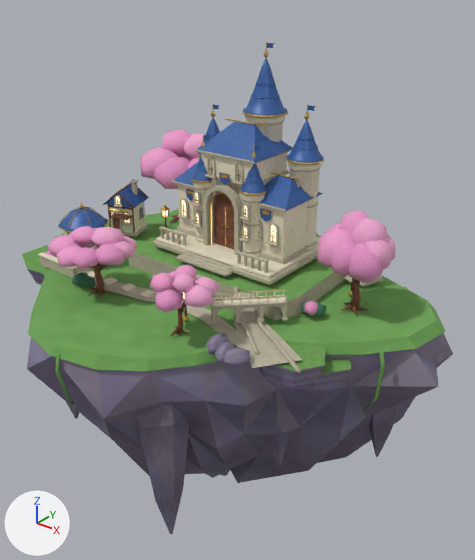
The glTF model public/assets/models/environment/royal-island-right-balanced.glb: old version first, new version second.
Rendered twice from a 50 mm camera at (16.06, -18.17, 11.23) aimed at (1.12, 0.5, -0.35). Every picture has the same lights, and +X, +Y and +Z are marked at lower left. The picture after the commit comes second. Vertices at exactly the same position are counted once.

Before the edit, the objects in view are built like this:
```python
me_right_broken_cliff_strata_003 = bpy.data.meshes.new('right_broken_cliff_strata.003')
me_right_broken_cliff_strata_003.from_pydata(...)  # 12750 vertices, 23241 faces; spans x -8.6..10.0, y -7.9..8.1, z -10.0..8.7
me_right_broken_cliff_strata_003.materials.append(mat_lavender_layered_cliff)
me_right_broken_cliff_strata_003.materials.append(mat_meadow_and_moss)
me_right_broken_cliff_strata_003.materials.append(mat_carved_sandstone)
me_right_broken_cliff_strata_003.materials.append(mat_ivory_limestone)
me_right_broken_cliff_strata_003.materials.append(mat_royal_blue_glazed_slate)
me_right_broken_cliff_strata_003.materials.append(mat_brushed_antique_gold)
me_right_broken_cliff_strata_003.materials.append(mat_warm_carved_timber)
me_right_broken_cliff_strata_003.materials.append(mat_warm_lit_glass)
me_right_broken_cliff_strata_003.materials.append(mat_sakura_blossom_clusters)
me_right_broken_cliff_strata_003.materials.append(mat_deep_evergreen_foliage)
ob_royal_island_right = bpy.data.objects.new('royal-island-right', me_right_broken_cliff_strata_003)
ob_royal_island_right.location = (0.0, 0.0, 0.0)
```
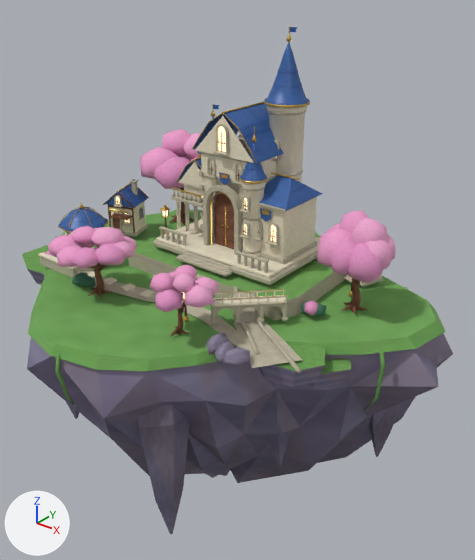
Where the change shows, as pixel boxes [x1, y1, x2, y2] in the pictures (475 x 560 px; the box of a moved part takes in the faces that stretch with it):
'royal-island-right', reshaped
    before: [22, 41, 453, 534]
    after: [22, 25, 453, 534]
part 1 of me_right_broken_cliff_strata_003, moved or reshaped (not visible before)
    after: [216, 124, 228, 153]
part 2 of me_right_broken_cliff_strata_003, moved or reshaped (not visible before)
    after: [213, 151, 230, 156]
part 3 of me_right_broken_cliff_strata_003, moved or reshaped (not visible before)
    after: [276, 169, 304, 176]
part 4 of me_right_broken_cliff_strata_003, moved or reshaped
    before: [294, 179, 300, 188]
    after: [274, 140, 280, 159]
part 5 of me_right_broken_cliff_strata_003, moved or reshaped
    before: [239, 238, 251, 243]
    after: [239, 234, 251, 239]
part 6 of me_right_broken_cliff_strata_003, moved or reshaped
    before: [194, 212, 201, 225]
    after: [242, 196, 250, 211]
part 7 of me_right_broken_cliff_strata_003, moved or reshaped
    before: [191, 203, 202, 207]
    after: [239, 209, 251, 214]
part 8 of me_right_broken_cliff_strata_003, moved or reshaped
    before: [245, 115, 285, 142]
    after: [266, 105, 307, 183]
part 9 of me_right_broken_cliff_strata_003, moved or reshaped
    before: [286, 119, 324, 163]
    after: [264, 42, 310, 105]
part 10 of me_right_broken_cliff_strata_003, moved or reshaped
    before: [298, 137, 314, 140]
    after: [278, 69, 298, 72]
part 11 of me_right_broken_cliff_strata_003, moved or reshaped
    before: [267, 43, 275, 48]
    after: [290, 27, 298, 32]
part 12 of me_right_broken_cliff_strata_003, moved or reshaped
    before: [254, 145, 261, 151]
    after: [255, 128, 263, 134]
part 13 of me_right_broken_cliff_strata_003, added
    after: [223, 102, 264, 113]
part 14 of me_right_broken_cliff_strata_003, deleted
    before: [172, 41, 324, 252]
part 15 of me_right_broken_cliff_strata_003, moved or reshaped
    before: [177, 57, 293, 252]
    after: [171, 25, 310, 252]

Patch to the scene script:
```diff
--- a/public/assets/models/environment/royal-island-right-balanced.glb.py
+++ b/public/assets/models/environment/royal-island-right-balanced.glb.py
@@ me_right_broken_cliff_strata_003 @@
 # used by ob_royal_island_right; location = (0.0, 0.0, 0.0)
-me_right_broken_cliff_strata_003.from_pydata(...)  # 12750 vertices, 23241 faces; spans x -8.6..10.0, y -7.9..8.1, z -10.0..8.7
+me_right_broken_cliff_strata_003.from_pydata(...)  # 11403 vertices, 20689 faces; spans x -8.6..10.0, y -7.9..8.1, z -10.0..9.2
+# me_right_broken_cliff_strata_003 part 1: the loose piece of 44 vertices spanning x 1.2..1.6, y 1.0..1.1, z 4.4..5.1 is scaled about its middle by (1.19, 1, 1.55), then moved by (-0.4, -1.3, 0.8)
+# me_right_broken_cliff_strata_003 part 2: the loose piece of 24 vertices spanning x 1.2..1.7, y 0.9..1.1, z 4.3..4.4 is moved by (-0.4, -1.3, 0.6)
+# me_right_broken_cliff_strata_003 part 3: the loose piece of 36 vertices spanning x 0.7..2.2, y 1.0..2.5, z 3.8 is moved by (0.7, 0.3, 0.2)
+# me_right_broken_cliff_strata_003 part 4: the loose piece of 44 vertices spanning x 3.0..3.4, y 1.2..1.3, z 3.4..4.1 is moved by (-1.0, 0.1, 1.2)
+# me_right_broken_cliff_strata_003 part 5: the loose piece of 24 vertices spanning x 2.0..2.4, y -0.5..-0.3, z 1.9..2.0 is moved by (0.0, 0.0, 0.1)
+# me_right_broken_cliff_strata_003 part 6: the loose piece of 44 vertices spanning x -0.3..0.0, y -0.4..-0.3, z 2.0..2.5 is moved by (2.4, 0.0, 1.1)
+# me_right_broken_cliff_strata_003 part 7: the loose piece of 24 vertices spanning x -0.4..0.0, y -0.5..-0.3, z 2.8 is moved by (2.4, 0.0, 0.3)
+# me_right_broken_cliff_strata_003 part 8: the loose piece of 84 vertices spanning x 0.7..2.2, y 1.0..2.5, z 1.3..6.2 is scaled about its middle by (1, 1, 1.09), then moved by (0.7, 0.3, 0.2)
+# me_right_broken_cliff_strata_003 part 9: the loose piece of 112 vertices spanning x 2.5..3.9, y 1.2..2.5, z 4.7..6.1 is scaled about its middle by (1.21, 1.21, 1.45), then moved by (-1.0, 0.2, 2.2)
+# me_right_broken_cliff_strata_003 part 10: the loose piece of 42 vertices spanning x 2.9..3.5, y 1.6..2.2, z 5.5 is moved by (-1.0, 0.2, 2.2)
+# me_right_broken_cliff_strata_003 part 11: the loose piece of 5 vertices spanning x 1.4..1.8, y 1.8, z 8.4..8.6 is moved by (0.7, 0.3, 0.5)
+# me_right_broken_cliff_strata_003 part 12: the loose piece of 5 vertices spanning x 2.2..2.5, y 0.1, z 5.2..5.4 is moved by (0.0, 0.0, 0.6)
+# me_right_broken_cliff_strata_003 part 13: a new loose piece, a 5-sided cylinder along y spanning x 0.975..1.031, y -0.152..2.368, z 6.385..6.445, in mat_brushed_antique_gold
+# me_right_broken_cliff_strata_003 part 14: 65 loose pieces with 1521 vertices, spanning x -1.7..3.9, y -0.5..2.6, z 1.2..8.7, are deleted
+# me_right_broken_cliff_strata_003 part 15: 115 vertices moved from x -1.7..2.6, y -0.4..2.2, z 1.4..7.2 to x -1.7..2.7, y -0.4..2.6, z 1.4..7.2; 807 vertices removed from x -1.7..2.7, y -0.5..2.6, z 1.2..8.1; 856 vertices added at x -1.8..3.0, y -0.4..2.9, z 1.4..9.2
+# other edits to the shape of me_right_broken_cliff_strata_003 do not show in these pictures
 me_right_broken_cliff_strata_003.materials.append(mat_lavender_layered_cliff)
```
